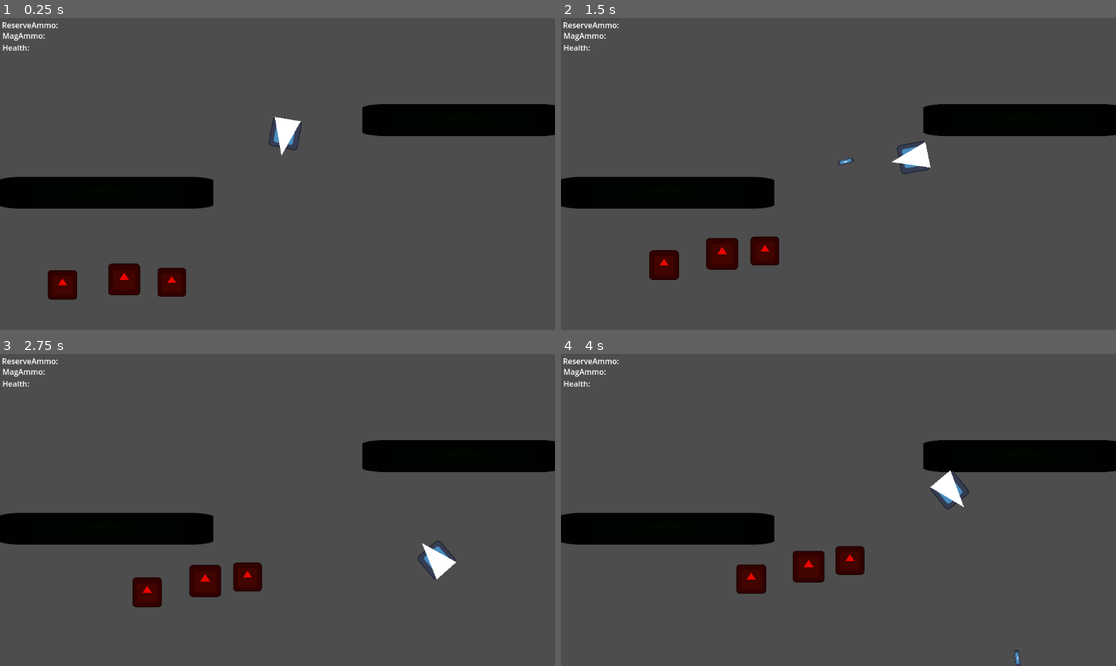
Above: before the commit, frames 1-4 (two rows, left to right).
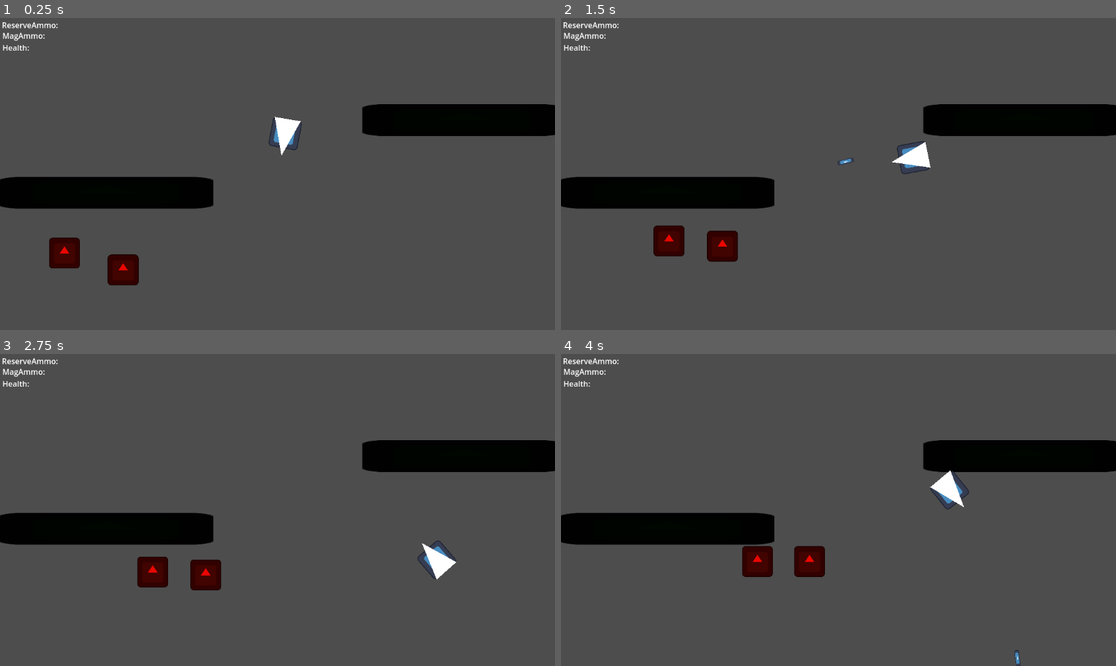
Above: after the commit, the same moments.

Repository: TheWhiteWolf0/Shooter-Game
Game: Godot game, scene res://Scenes/test_scence.tscn
The game is run twice, just before and just after one commit, with the same random seed, the same clock (stepped at 60 frames per second) and the same inputs. This scene is started directly instead of the project's main scene. The engine's default icon, where the game draws it, is replaced by a stand-in: a white triangle on a blue panel in a dark square.
Inputs (mouse positions are in pixels of both pictures, inside the frame that each line leads up to):
- Up to frame 1 (0.25 s): no input
- Up to frame 2 (1.5 s): move the mouse to (960, 158) at 0.52 s; hold D (Right) 0.53-1.28 s; click (960, 158) at 0.6 s; move the mouse to (727, 189) at 1.27 s; hold S (Down) from 1.28 s (still down); click (727, 189) at 1.35 s
- Up to frame 3 (2.75 s): move the mouse to (333, 441) at 2.02 s; release S (Down) at 2.03 s; hold D (Right) from 2.03 s (still down); click (333, 441) at 2.1 s
- Up to frame 4 (4 s): move the mouse to (810, 572) at 2.77 s; release D (Right) at 2.78 s; hold W (Up) 2.78-3.53 s; click (810, 572) at 2.85 s; move the mouse to (1005, 556) at 3.52 s; hold A (Left) from 3.53 s (still down); click (1005, 556) at 3.6 s

The runs differ from the first frame. In frame 1, 2.0% of the frame differs, in the area x 8-34%, y 70-91%; in frame 2, 1.8%; in frame 3, 1.6%; in frame 4, 1.5%.

Commit message:
Bullets disappears when they hit enemy(Chase)

Diff:
--- a/shootergame/Scenes/bullet.tscn
+++ b/shootergame/Scenes/bullet.tscn
@@ -15,3 +15,5 @@
 [node name="Sprite2D" type="Sprite2D" parent="."]
 scale = Vector2(0.261719, 0.078125)
 texture = ExtResource("1_vlxeq")
+
+[connection signal="body_entered" from="." to="." method="_on_body_entered"]
--- a/shootergame/Scenes/enemy(chase).tscn
+++ b/shootergame/Scenes/enemy(chase).tscn
@@ -6,7 +6,8 @@
 [sub_resource type="RectangleShape2D" id="RectangleShape2D_s0lla"]
 size = Vector2(117, 118)
 
-[node name="Enemy(Chase)" type="CharacterBody2D"]
+[node name="EnemyChase" type="CharacterBody2D"]
+scale = Vector2(0.50141, 0.50141)
 script = ExtResource("1_d570n")
 
 [node name="NavigationAgent2D" type="NavigationAgent2D" parent="."]
--- a/shootergame/Scenes/test_scence.tscn
+++ b/shootergame/Scenes/test_scence.tscn
@@ -49,17 +49,10 @@
 position = Vector2(592, 240)
 scale = Vector2(0.48, 0.48)
 
-[node name="Enemy(Chase)" parent="." node_paths=PackedStringArray("target_to_chase") instance=ExtResource("3_ud2or")]
-position = Vector2(114, 562)
-scale = Vector2(0.48, 0.48)
+[node name="EnemyChase" parent="." node_paths=PackedStringArray("target_to_chase") instance=ExtResource("3_ud2or")]
+position = Vector2(117, 493)
 target_to_chase = NodePath("../Player")
 
-[node name="Enemy(Chase)2" parent="." node_paths=PackedStringArray("target_to_chase") instance=ExtResource("3_ud2or")]
-position = Vector2(244, 554)
-scale = Vector2(0.518049, 0.518049)
+[node name="EnemyChase2" parent="." node_paths=PackedStringArray("target_to_chase") instance=ExtResource("3_ud2or")]
+position = Vector2(241, 533)
 target_to_chase = NodePath("../Player")
-
-[node name="Enemy(Chase)3" parent="." node_paths=PackedStringArray("target_to_chase") instance=ExtResource("3_ud2or")]
-position = Vector2(346, 563)
-scale = Vector2(0.467166, 0.467166)
-target_to_chase = NodePath("../Player")
--- a/shootergame/Scripts/Enemy(Chase).gd
+++ b/shootergame/Scripts/Enemy(Chase).gd
@@ -20,7 +20,6 @@
 #func _ready() -> void:
 	#set_physics_process(false)
 	#call_deferred("_wait_for_physics()")
-
 #func _wait_for_physics():
 	#await get_tree().physics_frame
 	#set_physics_process(true)
@@ -32,3 +31,9 @@
 	navigation_agent_2d.target_position = target_to_chase.global_position
 	velocity = global_position.direction_to(navigation_agent_2d.get_next_path_position()) * SPEED
 	move_and_slide()
+
+func _on_body_entered(body: Node2D) -> void:
+	if body is CharacterBody2D:
+		print("Hit")
+		$".".queue_free()
+	pass # Replace with function body.
--- a/shootergame/Scripts/bullet.gd
+++ b/shootergame/Scripts/bullet.gd
@@ -13,3 +13,13 @@
 func _physics_process(delta):
 
 	position += transform.x * speed * delta
+
+
+
+
+func _on_body_entered(body: Node2D) -> void:
+	if body is CharacterBody2D:
+		print("Hit")
+		$".".queue_free()
+
+	pass # Replace with function body.
